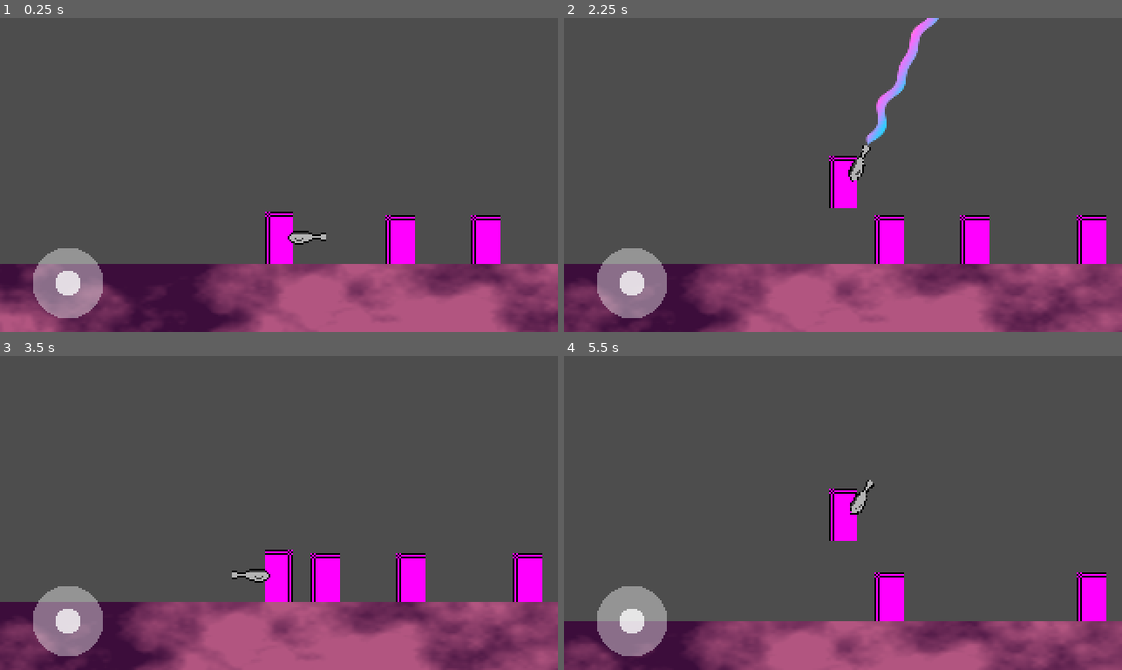
Above: before the commit, frames 1-4 (two rows, left to right).
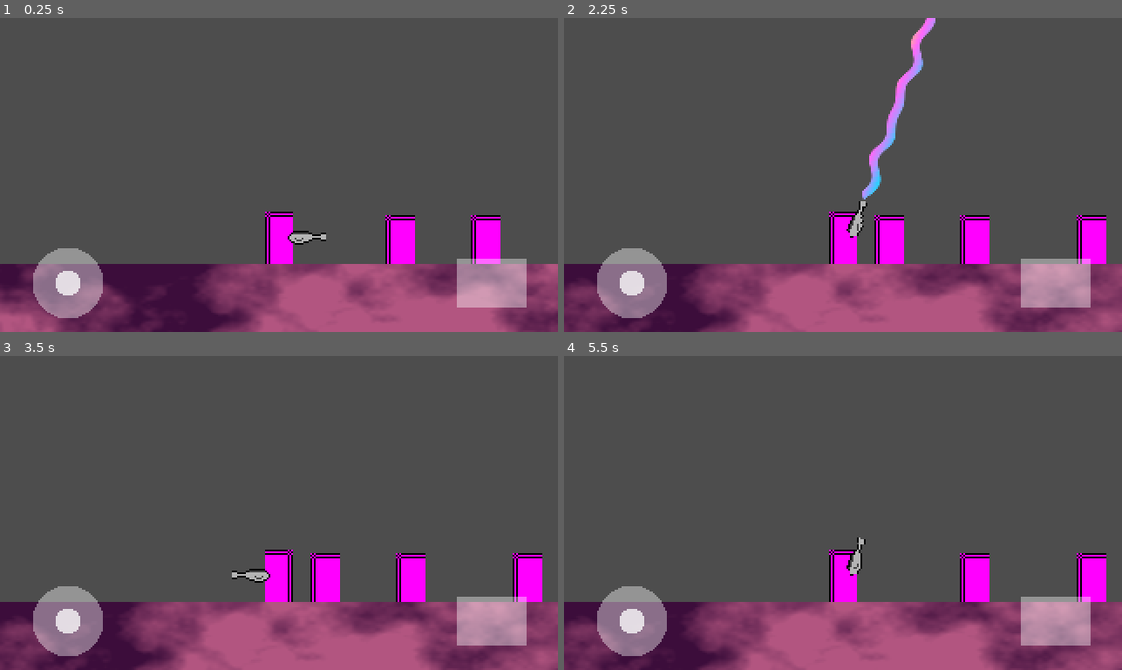
Above: after the commit, the same moments.

Repository: otherotherjosh/RhythmShooter
Game: Godot game, scene res://run n gun/run_n_gun.tscn
Two runs of this game, one before a commit and one after it. Both use one fixed random seed, a clock stepped at 60 frames per second and the inputs below.
Inputs (mouse positions are in pixels of both pictures, inside the frame that each line leads up to):
- Up to frame 1 (0.25 s): no input
- Up to frame 2 (2.25 s): tap Enter (ui_accept) at 0.5, 2.1 s; drag from (630, 281) to (898, 105) at 0.52 s; drag from (731, 190) to (815, 237) at 1.27 s; move the mouse to (898, 105) at 2.02 s; click (898, 105) at 2.17 s
- Up to frame 3 (3.5 s): drag from (251, 575) to (111, 465) at 2.77 s
- Up to frame 4 (5.5 s): move the mouse to (1010, 560) at 3.52 s; tap Enter (ui_accept) at 3.6, 3.77, 4.07, 5.1 s; click (1010, 560) at 3.67 s; drag from (675, 465) to (759, 434) at 4.27 s; move the mouse to (870, 513) at 5.02 s; click (870, 513) at 5.17 s

The runs differ from the first frame. In frame 1, 1.9% of the frame differs, in the area x 81-95%, y 76-93%; in frame 2, 5.5%; in frame 3, 1.9%; in frame 4, 15%, in the area x 0-100%, y 39-100%.

Commit message:
feat: add jump button

Diff:
--- /dev/null
+++ b/run n gun/jump_button.gd
@@ -0,0 +1,9 @@
+extends Control
+
+
+@onready var touch_input_manager: TouchInputManager = %TouchInputManager
+
+
+func _on_gui_input(event: InputEvent) -> void:
+	if event is InputEventScreenTouch and event.is_pressed():
+		touch_input_manager.jump_button_pressed.emit()
--- a/run n gun/player.gd
+++ b/run n gun/player.gd
@@ -1,12 +1,15 @@
 extends CharacterBody2D
 
 
-const SPEED = 150.0
-const JUMP_VELOCITY = -300.0
+const SPEED := 150.0
+const JUMP_VELOCITY := -300.0
+const JUMP_COYOTE_TIME_MSEC := 150
 
 ## which way the player is facing (-1 left, +1 right)
 var look_direction: int = 1:
 	set = _set_look_direction
+
+var jump_state: JumpState = JumpState.new()
 
 @onready var touch_input_manager: TouchInputManager = %TouchInputManager
 @onready var combat_manager: CombatManager = %CombatManager
@@ -14,16 +17,20 @@
 @onready var gun: Gun = $Gun
 
 
+func _ready() -> void:
+	touch_input_manager.jump_button_pressed.connect(jump_state.handle_jump_button_pressed)
+
+
 func _process(delta: float) -> void:
-	# Add the gravity.
 	if not is_on_floor():
 		velocity += get_gravity() * delta
 
-	# Handle jump.
-	if Input.is_action_just_pressed("ui_accept") and is_on_floor():
+	if (is_on_floor()
+			and not jump_state.has_jumped
+			and jump_state.time_since_pressed_msec < JUMP_COYOTE_TIME_MSEC):
 		velocity.y = JUMP_VELOCITY
+		jump_state.has_jumped = true
 
-	# Get the input direction and handle the movement/deceleration.
 	var direction := touch_input_manager.joystick_x_axis
 	if direction:
 		velocity.x = direction * SPEED
@@ -48,3 +55,20 @@
 
 func _on_gun_fire_direction_changed() -> void:
 	look_direction = -1 if gun.fire_direction.x < 0 else 1
+
+
+class JumpState:
+
+	var time_pressed_msec: int
+	var time_since_pressed_msec: int:
+		get = _get_time_since_pressed_msec
+	var has_jumped: bool
+
+
+	func handle_jump_button_pressed() -> void:
+		time_pressed_msec = Time.get_ticks_msec()
+		has_jumped = false
+
+
+	func _get_time_since_pressed_msec() -> int:
+		return Time.get_ticks_msec() - time_pressed_msec
--- a/run n gun/run_n_gun.tscn
+++ b/run n gun/run_n_gun.tscn
@@ -8,9 +8,17 @@
 [ext_resource type="Script" uid="uid://c3q2gwvedso8f" path="res://run n gun/gun.gd" id="2_vkshs"]
 [ext_resource type="Texture2D" uid="uid://leh4xwbo372l" path="res://run n gun/joystick_outer.png" id="3_xtvmq"]
 [ext_resource type="Shader" uid="uid://3dgar3u7ajoj" path="res://run n gun/laser_beam.gdshader" id="4_6nj64"]
+[ext_resource type="Script" uid="uid://kg0r84ifo3xw" path="res://run n gun/jump_button.gd" id="4_71lap"]
 [ext_resource type="Script" uid="uid://caecimiap0ffe" path="res://run n gun/gun_laser_beam.gd" id="5_wfxnc"]
 [ext_resource type="Script" uid="uid://cxufssf4fvxi7" path="res://run n gun/gun_laser_beam_animation_step.gd" id="6_o1ksd"]
 [ext_resource type="Script" uid="uid://ow3a77il1gum" path="res://run n gun/enemy.gd" id="7_jsxa7"]
+
+[sub_resource type="Gradient" id="Gradient_71lap"]
+colors = PackedColorArray(1, 1, 1, 1, 0, 0, 0, 1)
+
+[sub_resource type="GradientTexture1D" id="GradientTexture1D_xw8jl"]
+gradient = SubResource("Gradient_71lap")
+width = 1
 
 [sub_resource type="PlaceholderTexture2D" id="PlaceholderTexture2D_xlvg8"]
 size = Vector2(16, 30)
@@ -106,7 +114,7 @@
 
 [node name="CanvasLayer" type="CanvasLayer" parent="."]
 
-[node name="Control" type="Control" parent="CanvasLayer"]
+[node name="TouchControls" type="Control" parent="CanvasLayer"]
 texture_filter = 1
 layout_mode = 3
 anchors_preset = 15
@@ -116,7 +124,7 @@
 grow_vertical = 2
 mouse_filter = 2
 
-[node name="Joystick" type="Control" parent="CanvasLayer/Control"]
+[node name="Joystick" type="Control" parent="CanvasLayer/TouchControls"]
 layout_mode = 1
 anchors_preset = 2
 anchor_top = 1.0
@@ -127,7 +135,7 @@
 grow_vertical = 0
 script = ExtResource("2_2hxpw")
 
-[node name="Stick" type="TextureRect" parent="CanvasLayer/Control/Joystick"]
+[node name="Stick" type="TextureRect" parent="CanvasLayer/TouchControls/Joystick"]
 modulate = Color(1, 1, 1, 0.760784)
 layout_mode = 1
 anchors_preset = 15
@@ -143,7 +151,7 @@
 texture = ExtResource("3_xtvmq")
 expand_mode = 1
 
-[node name="Border" type="TextureRect" parent="CanvasLayer/Control/Joystick"]
+[node name="Border" type="TextureRect" parent="CanvasLayer/TouchControls/Joystick"]
 modulate = Color(1, 1, 1, 0.4)
 layout_mode = 1
 anchors_preset = 15
@@ -156,6 +164,32 @@
 grow_horizontal = 2
 grow_vertical = 2
 texture = ExtResource("3_xtvmq")
+
+[node name="JumpButton" type="Control" parent="CanvasLayer/TouchControls"]
+layout_mode = 1
+anchors_preset = 3
+anchor_left = 1.0
+anchor_top = 1.0
+anchor_right = 1.0
+anchor_bottom = 1.0
+offset_left = -58.0
+offset_top = -42.0
+offset_right = -18.0
+offset_bottom = -14.0
+grow_horizontal = 0
+grow_vertical = 0
+script = ExtResource("4_71lap")
+
+[node name="TextureRect" type="TextureRect" parent="CanvasLayer/TouchControls/JumpButton"]
+modulate = Color(1, 1, 1, 0.4)
+layout_mode = 1
+anchors_preset = 15
+anchor_right = 1.0
+anchor_bottom = 1.0
+grow_horizontal = 2
+grow_vertical = 2
+texture = SubResource("GradientTexture1D_xw8jl")
+expand_mode = 1
 
 [node name="CombatManager" type="Node" parent="."]
 unique_name_in_owner = true
@@ -254,5 +288,6 @@
 [node name="CollisionShape2D" type="CollisionShape2D" parent="Ground/StaticBody2D"]
 shape = SubResource("WorldBoundaryShape2D_xlvg8")
 
-[connection signal="gui_input" from="CanvasLayer/Control/Joystick" to="CanvasLayer/Control/Joystick" method="_on_gui_input"]
+[connection signal="gui_input" from="CanvasLayer/TouchControls/Joystick" to="CanvasLayer/TouchControls/Joystick" method="_on_gui_input"]
+[connection signal="gui_input" from="CanvasLayer/TouchControls/JumpButton" to="CanvasLayer/TouchControls/JumpButton" method="_on_gui_input"]
 [connection signal="fire_direction_changed" from="Player/Gun" to="Player" method="_on_gun_fire_direction_changed"]
--- a/run n gun/touch_input_manager.gd
+++ b/run n gun/touch_input_manager.gd
@@ -1,11 +1,13 @@
 class_name TouchInputManager extends Node
 
 
+signal screen_touch_pressed(touch_position: Vector2)
+signal screen_touch_released
+@warning_ignore("unused_signal") # jump button script calls this signal
+signal jump_button_pressed
+
 var joystick_x_axis: float:
 	set = _set_joystick_x_axis
-
-signal screen_touch_pressed(touch_position: Vector2)
-signal screen_touch_released
 
 
 func _unhandled_input(event: InputEvent) -> void:
Not shown, added: run n gun/jump_button.gd.uid
Not shown: 1 places in run n gun/run_n_gun.tscn that only renumber resources
